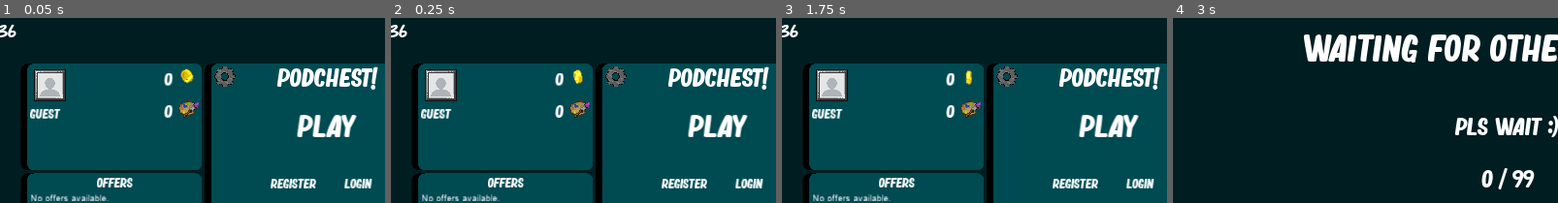
Above: before the commit, frames 1-4 (left to right).
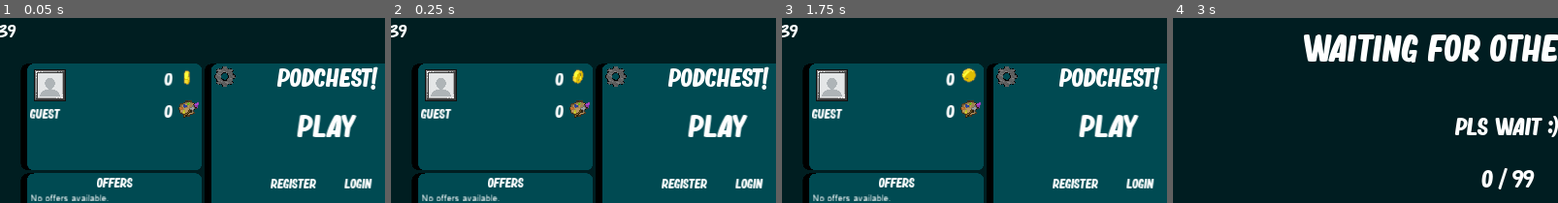
Above: after the commit, the same moments.

Repository: Ludermis/Podchest
Game: Godot game, scene res://Prefabs/Scenes/MainScene.tscn
The game is run twice, just before and just after one commit, with the same random seed, the same clock (stepped at 60 frames per second) and the same inputs.
Inputs (mouse positions are % of the whole screen's width and height, from its top left):
- Up to frame 1 (0.05 s): no input
- Up to frame 2 (0.25 s): no input
- Up to frame 3 (1.75 s): click "Play" at 0.5 s; click "Main Menu" at 1.25 s
- Up to frame 4 (3 s): click "Play" at 2 s; tap Enter at 2.75 s; move the mouse to (72, 44) at 2.77 s; hold D (right) from 2.78 s (still down); click (72, 44) at 2.85 s
The pictures show only the part of the screen within x 7-57%, y 0-50%; the shares and areas given below are measured in that part.

The runs differ from the first frame. In frame 1, 0.3% of the frame differs, in the area x 2-51%, y 3-37%; in frame 2, 0.3%; in frame 3, 0.4%; in frame 4, nothing differs.

Commit message:
Lynext
Build 39

Diff:
--- a/Prefabs/Scenes/MainScene.tscn
+++ b/Prefabs/Scenes/MainScene.tscn
@@ -481,7 +481,6 @@
 position = Vector2( 411.432, 42.1931 )
 scale = Vector2( 2, 2 )
 frames = SubResource( 13 )
-frame = 5
 playing = true
 
 [node name="APSprite" type="AnimatedSprite" parent="AccountPanel"]
--- a/Scripts/Base/Character.gd
+++ b/Scripts/Base/Character.gd
@@ -8,6 +8,20 @@
 var id
 var skills = {}
 var animationsNeedRotation = ["rooted", "rootedEnd"]
+var pos = Vector2.ZERO setget set_pos
+var pressed = {"right": false, "left": false, "up": false, "down": false}
+var canMove = true
+var velocity = Vector2.ZERO
+var acceleration = 64
+var maxSpeed = 384
+
+func set_pos(value):
+	pos = value
+	if Client.selfPeerID != id:
+		position = pos
+	else:
+		if position.distance_to(pos) > 64.0:
+			position = pos
 
 func setSkin (newSkin):
 	skin = newSkin
@@ -51,6 +65,26 @@
 			return true
 	return false
 
+func movementHandler (delta):
+	if canMove:
+		if pressed["right"]:
+			velocity.x = min(velocity.x + acceleration, maxSpeed)
+		elif pressed["left"]:
+			velocity.x = max(velocity.x - acceleration, -maxSpeed)
+		else:
+			velocity.x = lerp(velocity.x,0,Vars.friction)
+		if pressed["down"]:
+			velocity.y = min(velocity.y + acceleration, maxSpeed)
+		elif pressed["up"]:
+			velocity.y = max(velocity.y - acceleration, -maxSpeed)
+		else:
+			velocity.y = lerp(velocity.y,0,Vars.friction)
+	else:
+		velocity.y = lerp(velocity.y,0,Vars.friction)
+		velocity.x = lerp(velocity.x,0,Vars.friction)
+	print(velocity)
+	position += velocity * delta
+
 func _ready():
 	$NameLabel.modulate = Vars.teams[team]["color"].blend(Color(1,1,1,0.5))
 	if id == Client.selfPeerID:
--- a/Scripts/Characters/Villager.gd
+++ b/Scripts/Characters/Villager.gd
@@ -51,10 +51,12 @@
 
 func _physics_process(delta):
 	if id == Client.selfPeerID:
+		pressed = {"left": Input.is_action_pressed('left'), "right": Input.is_action_pressed('right'), "up": Input.is_action_pressed('up'), "down": Input.is_action_pressed('down')}
 		skillSystem(delta)
 		inputHandler()
+		movementHandler(delta)
 		var dict = {}
-		dict["pressed"] = {"left": Input.is_action_pressed('left'), "right": Input.is_action_pressed('right'), "up": Input.is_action_pressed('up'), "down": Input.is_action_pressed('down')}
+		dict["pressed"] = pressed
 		if scytheActive:
 			dict["scytheRotation"] = $Schyte.rotation
 			dict["mousePos"] = get_global_mouse_position()
--- a/Scripts/Characters/Xedarin.gd
+++ b/Scripts/Characters/Xedarin.gd
@@ -34,8 +34,10 @@
 
 func _physics_process(delta):
 	if id == Client.selfPeerID:
+		pressed = {"left": Input.is_action_pressed('left'), "right": Input.is_action_pressed('right'), "up": Input.is_action_pressed('up'), "down": Input.is_action_pressed('down')}
 		skillSystem(delta)
 		inputHandler()
+		movementHandler(delta)
 		var dict = {}
-		dict["pressed"] = {"left": Input.is_action_pressed('left'), "right": Input.is_action_pressed('right'), "up": Input.is_action_pressed('up'), "down": Input.is_action_pressed('down')}
+		dict["pressed"] = pressed
 		get_tree().root.get_node("Main").rpc_id(1,"objectUpdated",Client.selfPeerID,id,dict)
--- a/Scripts/Global/Vars.gd
+++ b/Scripts/Global/Vars.gd
@@ -15,9 +15,10 @@
 var time : float = 0 setget ,getTime
 var objects = {}
 var ping = 9999
-var build = "36"
+var build = "39"
 var buildConfirmed = false
 var newBuildIfMineWrong
+var friction = 0.2
 
 var mapSizeX = 50
 var mapSizeY = 50
